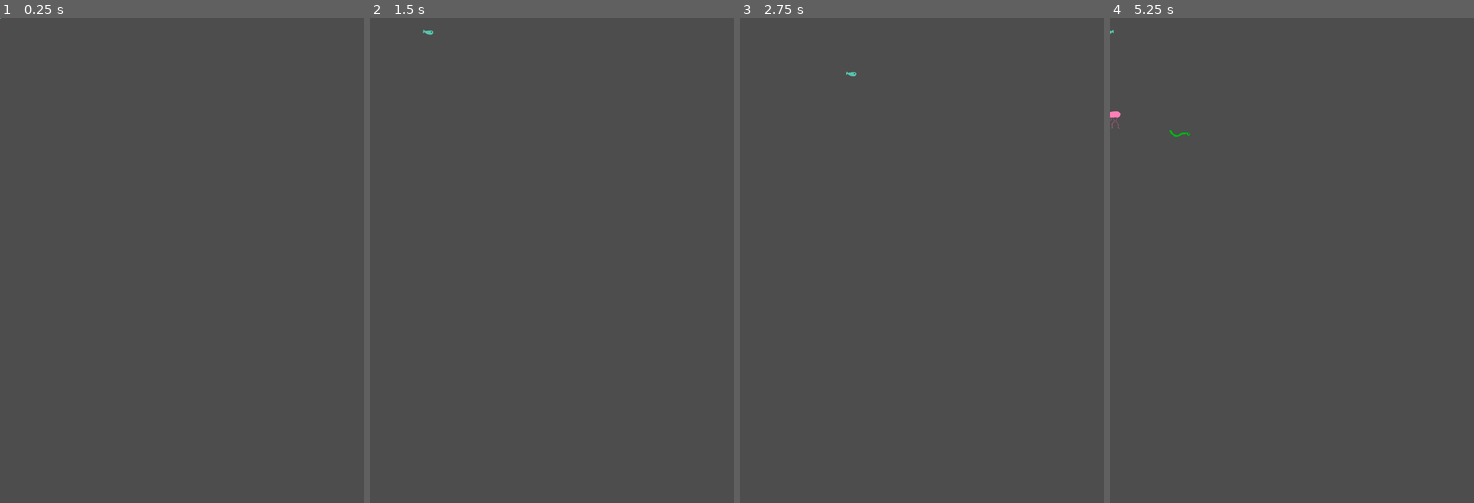
Above: before the commit, frames 1-4 (left to right).
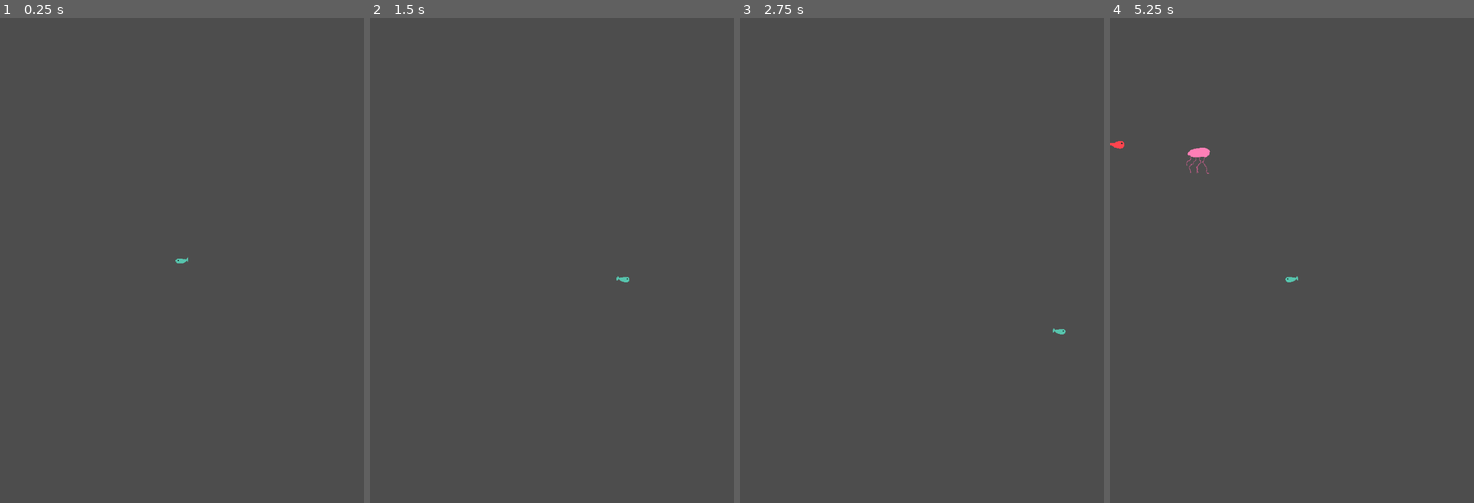
Above: after the commit, the same moments.

Repository: Fish-Game-on-Solana/godot-game
Game: Godot game, scene res://scenes/Game.tscn
Same seed, same stepped clock (60 frames per second), same inputs: the game is played once before the commit and once after it.
Inputs:
- Up to frame 1 (0.25 s): no input
- Up to frame 2 (1.5 s): tap Enter at 0.5 s; hold D (ui_right) 0.53-1.28 s; hold S (ui_down) from 1.28 s (still down)
- Up to frame 3 (2.75 s): tap Space at 2 s; release S (ui_down) at 2.03 s; hold D (ui_right) from 2.03 s (still down)
- Up to frame 4 (5.25 s): release D (ui_right) at 2.78 s; hold W (ui_up) 2.78-3.53 s; hold A (ui_left) 3.53-5.03 s; hold S (ui_down) from 5.03 s (still down)

The runs differ from the first frame. In frame 1, less than 0.1% of the frame differs, in the area x 0-52%, y 0-51%; in frame 2, less than 0.1%; in frame 3, less than 0.1%; in frame 4, 0.3%, in the area x 0-52%, y 2-55%.

Commit message:
better collisions, growing in size

Diff:
--- a/project.godot
+++ b/project.godot
@@ -18,8 +18,8 @@
 
 [display]
 
-window/size/viewport_width=960
-window/size/viewport_height=1280
+window/size/viewport_width=768
+window/size/viewport_height=1024
 window/stretch/mode="canvas_items"
 window/stretch/scale_mode="integer"
 
--- a/scripts/EnemyFish.gd
+++ b/scripts/EnemyFish.gd
@@ -1,9 +1,26 @@
 extends CharacterBody2D
 
 @export var speed = 100
-@export var is_bigger = false
+
+
+var visual_size = 0.0  # This stores the visible width in pixels (with scale applied)
+
+
 
 func _process(delta):
 	position.x += speed * delta
 	if position.x < -100 or position.x > 1300:
 		queue_free()
+
+func update_visual_size_and_collision():
+	var sprite = $Sprite2D
+	var collision = $CollisionShape2D
+
+	if sprite.texture and collision.shape is RectangleShape2D:
+		# Duplicate the shape so it's unique for this instance
+		var new_shape = collision.shape.duplicate()
+		collision.shape = new_shape
+
+		var size = sprite.texture.get_size() * scale
+		visual_size = size.x
+		new_shape.extents = size / 2
--- a/scripts/Game.gd
+++ b/scripts/Game.gd
@@ -21,26 +21,23 @@
 func spawn_enemy():
 	var enemy = enemy_scene.instantiate()
 	var from_left = randf() < 0.5
-
-	var start_x = 0
-	var enemy_speed = 0.0
-
-	if from_left:
-		start_x = -100
-		enemy_speed = randf_range(80, 160)
-	else:
-		start_x = 1300
-		enemy_speed = randf_range(-160, -80)
+	var start_x = -100 if from_left else 1300
+	var enemy_speed = randf_range(80, 160) if from_left else randf_range(-160, -80)
 
 	enemy.position = Vector2(start_x, randf_range(100, 500))
 	enemy.speed = enemy_speed
-	enemy.is_bigger = randf() < 0.5
+
 
 	var type_index = randi() % enemy_types.size()
 	var sprite = enemy.get_node("Sprite2D")
 	sprite.texture = enemy_types[type_index]
 
+	# Random scale (e.g., between 0.5x and 1.5x)
+	var rand_scale = randf_range(0.5, 1.5)
+	enemy.scale = Vector2(rand_scale, rand_scale)
+
 	# Flip the sprite based on direction
-	sprite.flip_h = enemy_speed > 0  # flip if moving right
+	sprite.flip_h = enemy_speed > 0
+	enemy.call_deferred("update_visual_size_and_collision")
 
 	add_child(enemy)
--- a/scripts/Player.gd
+++ b/scripts/Player.gd
@@ -7,6 +7,7 @@
 var sprite_stage = 0
 var sprites: Array[Texture2D] = []
 var last_direction = 1  # 1 = right, -1 = left
+var visual_size = 0.0  # Player’s current size on screen in pixels
 
 func _ready():
 	sprites = [
@@ -15,6 +16,8 @@
 		preload("res://sprites/player_3.png"),
 	]
 	update_sprite()
+	update_visual_size()
+	spawn_in_middle()
 
 func _process(delta):
 	var dir = Vector2.ZERO
@@ -39,21 +42,48 @@
 
 func _on_area_2d_body_entered(body):
 	if body != self and body is CharacterBody2D and body.has_node("Sprite2D"):
-		var enemy_sprite = body.get_node("Sprite2D")
-		var enemy_size = enemy_sprite.texture.get_size().x * body.scale.x
-		var player_size = $Sprite2D.texture.get_size().x * scale.x
+		var enemy_size = 0.0
+		if "visual_size" in body:
+			enemy_size = body.visual_size
+		else:
+			var enemy_sprite = body.get_node("Sprite2D")
+			if enemy_sprite.texture:
+				enemy_size = enemy_sprite.texture.get_size().x * body.scale.x
 
-		if player_size >= enemy_size:
+		if visual_size >= enemy_size:
 			grow()
-			body.queue_free()
+			body.call_deferred("queue_free")
 		else:
-			get_tree().reload_current_scene()
+			call_deferred("_restart_game")
+
 
 func grow():
 	size_level += 1
 	scale += Vector2(growth_per_fish, growth_per_fish)
+	update_visual_size()
 	update_sprite()
+
+func update_visual_size():
+	if $Sprite2D.texture:
+		visual_size = $Sprite2D.texture.get_size().x * scale.x
+
+		var collision = $CollisionShape2D
+		if collision.shape is RectangleShape2D:
+			# Duplicate the shape to avoid shared instance issues
+			var new_shape = collision.shape.duplicate()
+			collision.shape = new_shape
+			new_shape.extents = $Sprite2D.texture.get_size() * scale / 2
+
 
 func update_sprite():
 	sprite_stage = clamp(int(size_level / 3), 0, sprites.size() - 1)
 	$Sprite2D.texture = sprites[sprite_stage]
+
+func _restart_game():
+	get_tree().reload_current_scene()
+
+func spawn_in_middle():
+	var viewport = get_viewport()
+	if viewport:
+		var screen_size = viewport.get_visible_rect().size
+		position = screen_size / 2
Not shown: 2 places in scenes/player.tscn that only renumber resources
Binary file changed: sprites/enemy1.png
Binary file changed: sprites/enemy2.png
Binary file changed: sprites/enemy3.png
Binary file changed: sprites/enemy4.png
Binary file changed: sprites/jellyfish.png
Binary file changed: sprites/player_1.png
Binary file changed: sprites/player_2.png
Binary file changed: sprites/player_3.png
Binary file changed: sprites/shark.png
Binary file changed: sprites/whale.png
